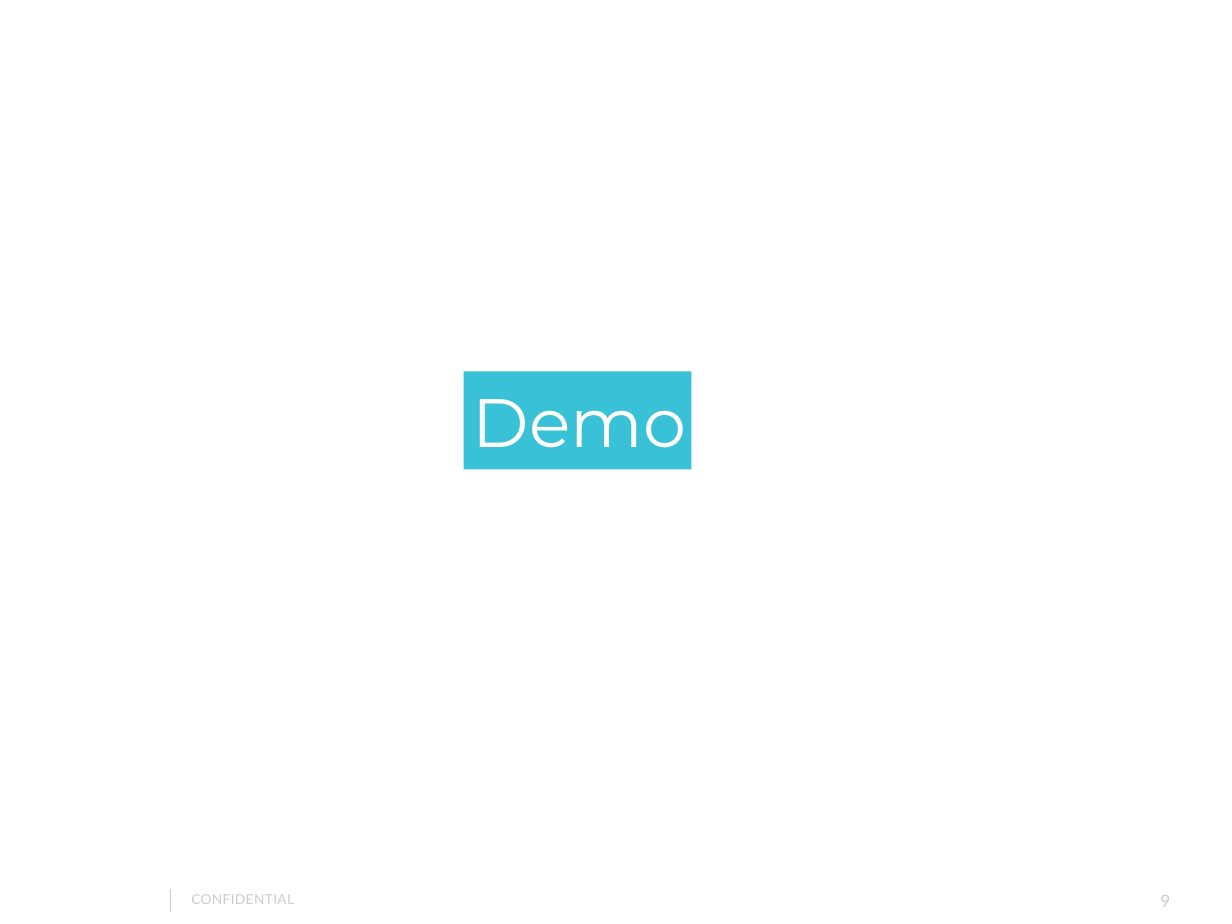
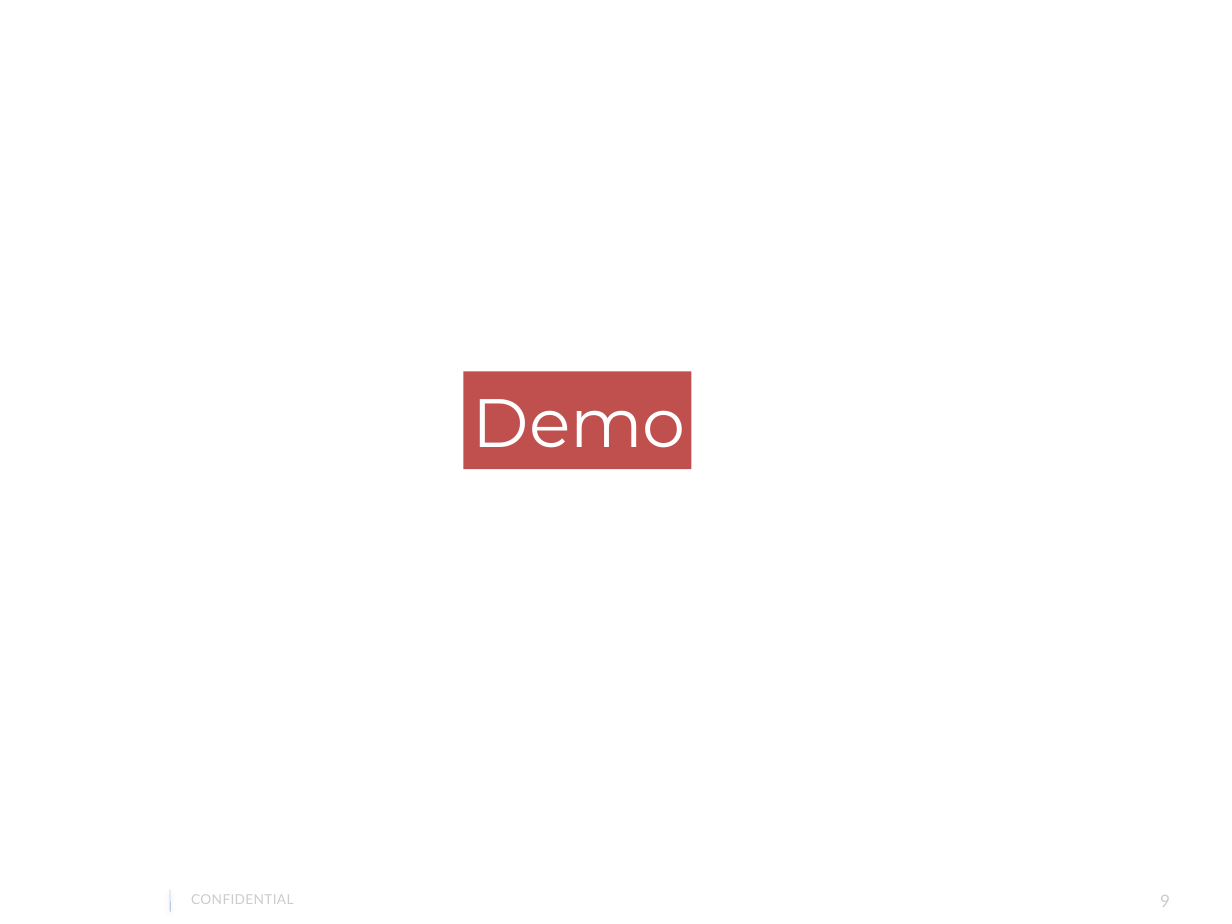
Before and after one commit to gautam0707/TechTalk1_Epam, a slide deck: slide 9 of TechTalk1.pptx. Drawn at 1232x924 pixels with LibreOffice and Linux fonts; fonts in the diff are those of the drawing; background and template pictures are left out. Boxes give left, top, right and bottom in pixels: in the first picture for what was removed or moved away, otherwise in the second. Text is boxed around its words. In the diff, an @@ line names an element or a change of style, - is before the commit and + after.

Commit message:
demo completed!

```diff
--- a/TechTalk1.pptx
+++ b/TechTalk1.pptx
@@ text "Demo" rewrapped from (x1=434, y1=370, x2=643, y2=455) to (x1=473, y1=399, x2=686, y2=448) @@
@@ rectangle "Demo" at (x1=463, y1=371, x2=691, y2=468): fill #39C2D7 to #C0504D @@
@@ line (170, 890) - (170, 912): stroke #CCCCCC 0.25 pt to #4F81BD 0.26 pt @@
```
Also in this commit, not shown: 8 other slides changed, 1 slide added, 4 other files.
